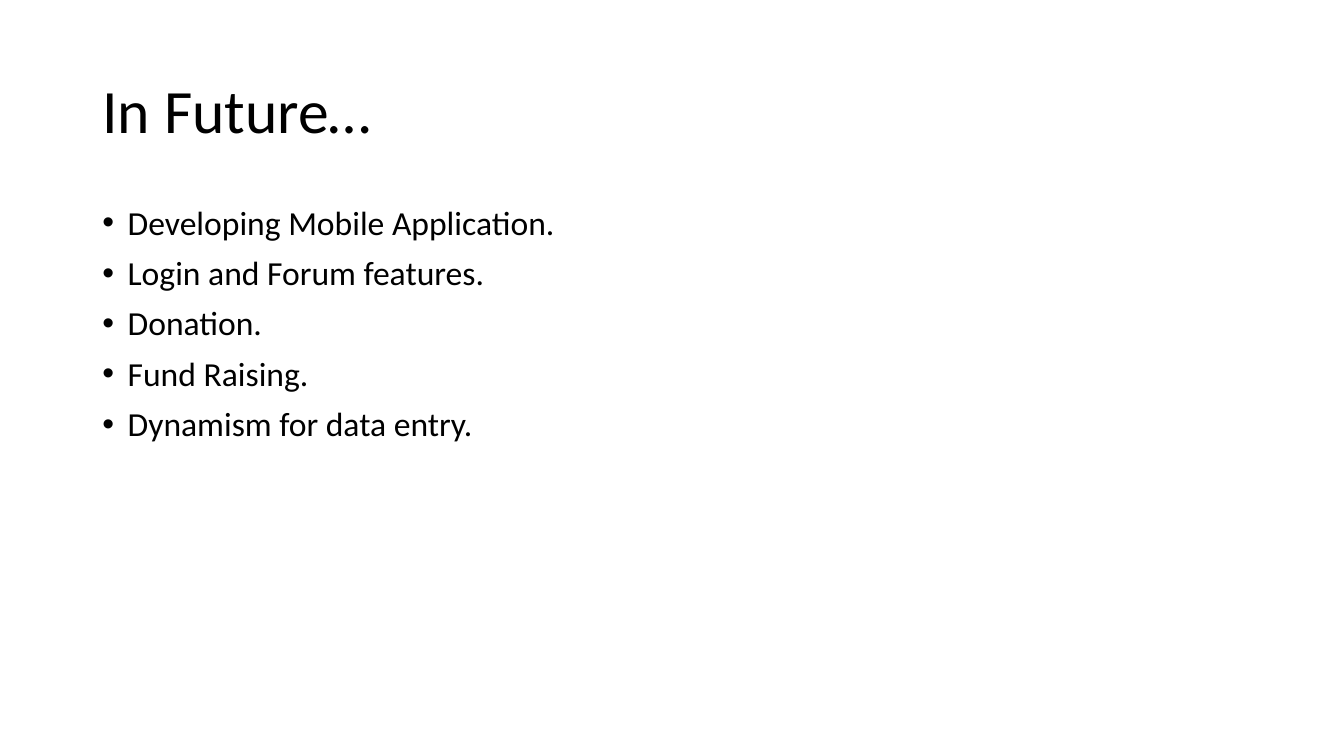
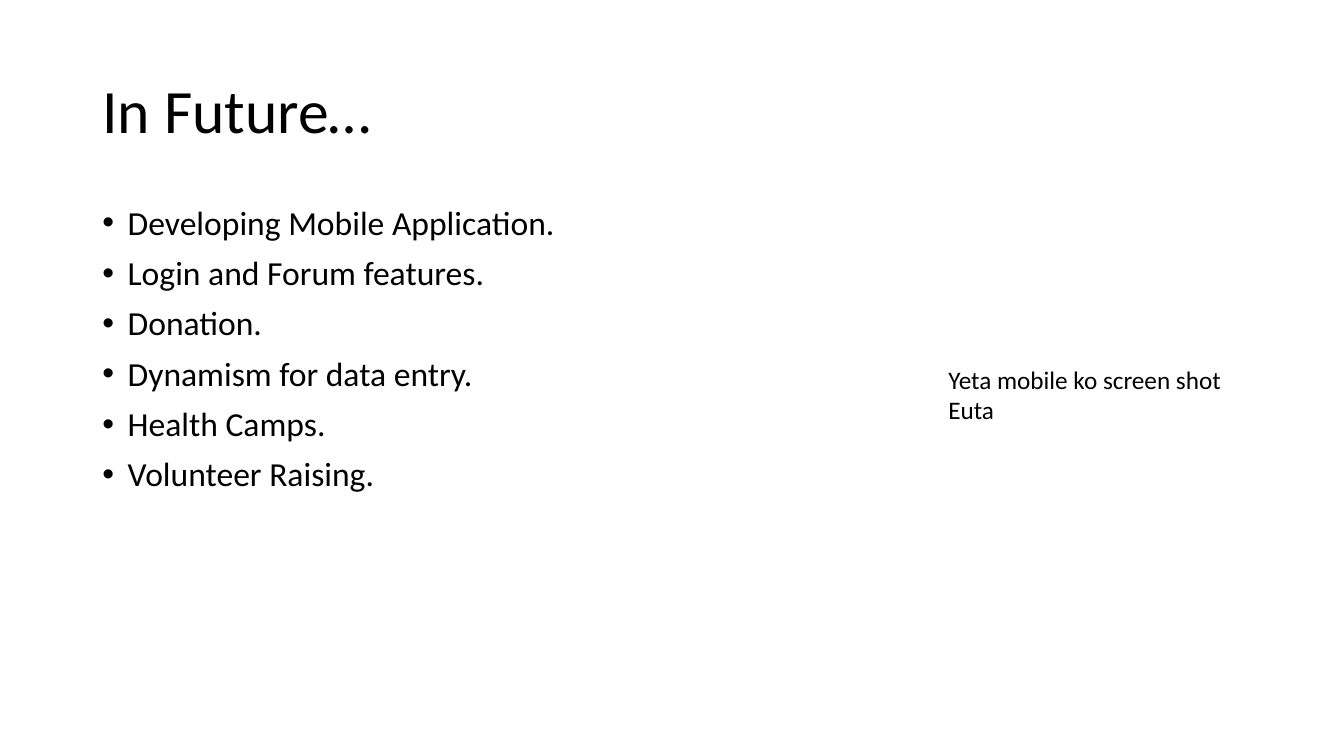
Before and after one commit to RaiSaugat/FinalThoughts, a slide deck: slide 11 of hackathon showcasing presentation template.pptx (slide 6 before the commit). Drawn at 1344x756 pixels with LibreOffice and Linux fonts; fonts in the diff are those of the drawing; background and template pictures are left out. Boxes give left, top, right and bottom in pixels: in the first picture for what was removed or moved away, otherwise in the second. Text is boxed around its words. In the diff, an @@ line names an element or a change of style, - is before the commit and + after.

```diff
--- a/hackathon showcasing presentation template.pptx
+++ b/hackathon showcasing presentation template.pptx
@@ text at bbox=[128, 362, 309, 392]: paragraph removed @@
-• Fund Raising.
@@ text added at bbox=[948, 371, 1221, 419], 18 pt, text #000000 @@
+Yeta mobile ko screen shot
+Euta
@@ text at bbox=[128, 412, 374, 492]: paragraphs added @@
+• Health Camps.
+• Volunteer Raising.
```
Also in this commit, not shown: 3 other slides changed, 5 slides added.
